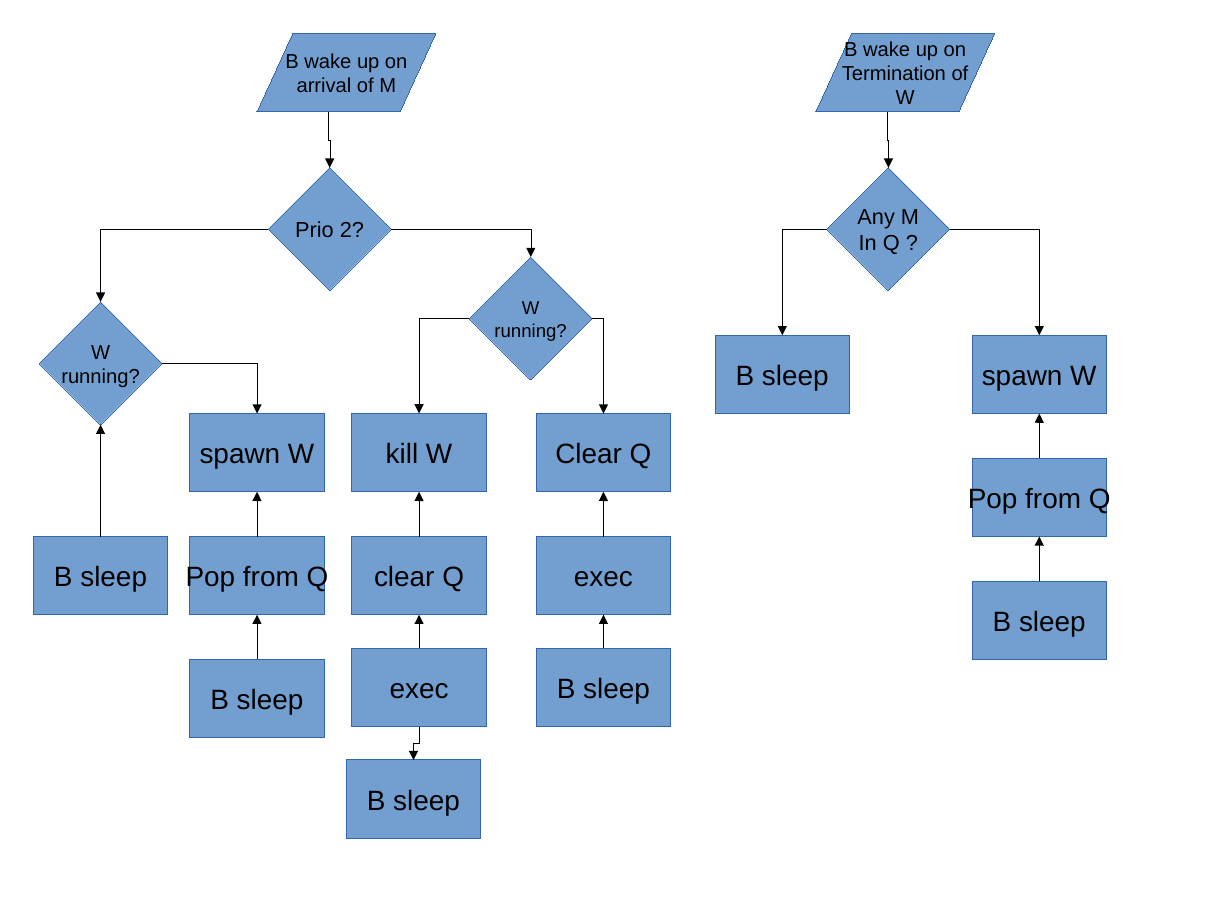
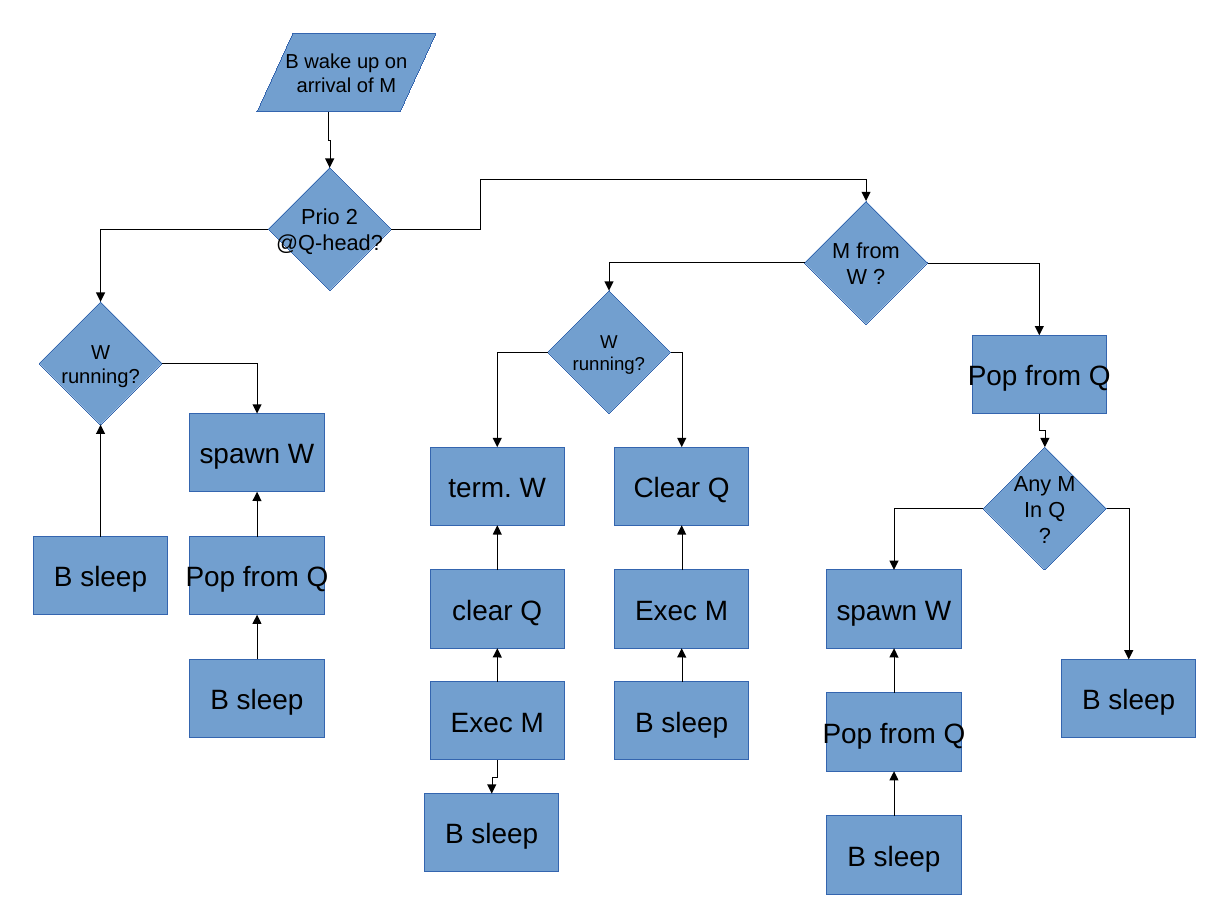
Before and after one commit to rob31415/yacg, a slide deck: slide 6 of docu/yacg_core.odp. Drawn at 1232x924 pixels with LibreOffice and Linux fonts; fonts in the diff are those of the drawing. Boxes give left, top, right and bottom in pixels: in the first picture for what was removed or moved away, otherwise in the second. Text is boxed around its words. In the diff, an @@ line names an element or a change of style, - is before the commit and + after.

```diff
--- a/docu/yacg_core.odp
+++ b/docu/yacg_core.odp
@@ flow chart input output removed at (x1=816, y1=34, x2=995, y2=112) @@
-B wake up on
-Termination of
-W
@@ elbow arrow removed from (888, 112) to (889, 168) @@
@@ elbow arrow added from (391, 229) to (866, 201), #000000 0 pt @@
@@ text in diamond at (x1=276, y1=208, x2=383, y2=255): text changed @@
-Prio 2?
+Prio 2
+@Q-head?
@@ diamond added at (x1=805, y1=201, x2=928, y2=324), fill #729FCF, outline #3465AF 0 pt, 14 pt, text #000000 @@
+M from
+W ?
@@ elbow arrow removed from (827, 229) to (783, 335) @@
@@ elbow arrow moved from (391, 229) - (531, 257) to (805, 263) - (609, 291) @@
@@ elbow arrow moved from (950, 229) - (1040, 335) to (928, 263) - (1040, 335) @@
@@ rectangle "Pop from Q" moved from (x1=973, y1=458, x2=1107, y2=537) to (x1=973, y1=335, x2=1107, y2=414) @@
@@ elbow arrow moved from (1040, 458) - (1040, 414) to (1040, 414) - (1045, 447) @@
@@ 7 rectangles, 7 elbow arrows, 1 diamond moved together from (x1=347, y1=257, x2=671, y2=838) to (x1=425, y1=291, x2=749, y2=872) @@
@@ diamond "Any M" moved from (x1=827, y1=168, x2=950, y2=291) to (x1=984, y1=447, x2=1107, y2=570) @@
@@ text in rectangle at (x1=448, y1=477, x2=546, y2=498): text changed @@
-kill W
+term. W
@@ elbow arrow added from (984, 509) to (894, 570), #000000 0 pt @@
@@ text in diamond at (x1=1024, y1=502, x2=1065, y2=521): text changed @@
-In Q ?
+In Q
+?
@@ elbow arrow added from (1107, 509) to (1129, 660), #000000 0 pt @@
@@ rectangle "spawn W" moved from (x1=973, y1=335, x2=1107, y2=414) to (x1=827, y1=570, x2=961, y2=648) @@
@@ text in rectangle at (x1=635, y1=600, x2=728, y2=621): text changed @@
-exec
+Exec M
@@ elbow arrow moved from (1040, 581) - (1040, 537) to (894, 693) - (894, 648) @@
@@ rectangle "B sleep" moved from (x1=973, y1=581, x2=1107, y2=660) to (x1=1062, y1=660, x2=1196, y2=738) @@
@@ text in rectangle at (x1=451, y1=712, x2=544, y2=733): text changed @@
-exec
+Exec M
@@ rectangle added at (x1=827, y1=693, x2=961, y2=771), fill #729FCF, outline #3465AF 0 pt, 18 pt, text #000000 @@
+Pop from Q
@@ elbow arrow added from (894, 816) to (894, 771), #000000 0 pt @@
@@ rectangle "B sleep" moved from (x1=715, y1=335, x2=850, y2=414) to (x1=827, y1=816, x2=961, y2=894) @@
```
Also in this commit, not shown: 2 slides added, 1 slide removed, 42 other files.
